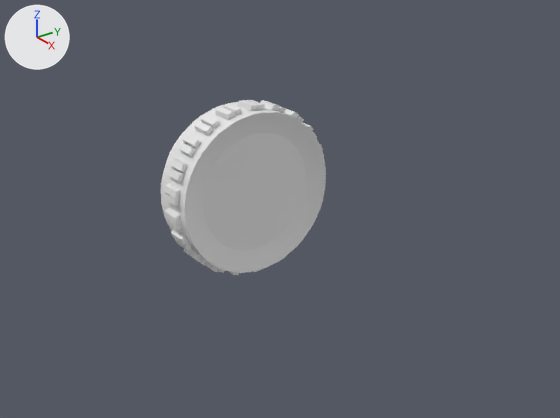
The Blender file walley.blend as it was, and as the next commit left it.
Rendered twice from a camera (50 mm lens) standing at (6.25, -5.52, 4.04) and looking at (-0.14, -0.91, 0.63). Lighting does not change. The marker at upper left points along +X, +Y and +Z.

In view in the first picture: 'Fläche'.
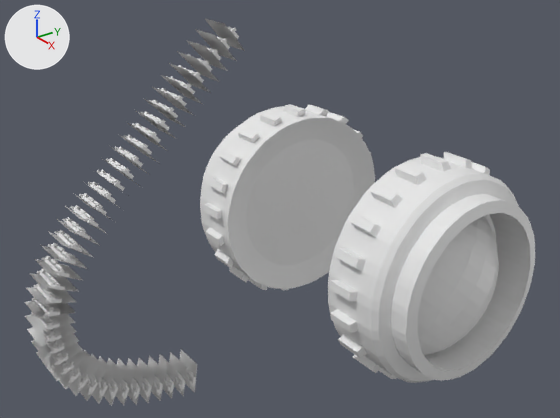
Pixel boxes (x1, y1, x2, y2) of what changed, in the pictures (560 x 418 px):
'Fläche', moved, modifiers changed: before (161, 100, 326, 275); after (200, 104, 535, 383)
'Fläche.001', added: after (25, 19, 245, 406)

What changed in the scene script:
```text
Change me_fläche_002:
    where me_fläche_002.from_pydata(...)  # 1640 vertices, 1594 faces, 44 loose edges; spans x -1.27..1.28, y -1.27..1.28, z -0.25..0.82
    used by ob_fläche; location = (-2.103, 0.0, 0.0); rotation_euler = (0.0, -1.578, 0.0), in degrees (0, -90, 0); scale = (0.959, 0.959, 0.959)
    me_fläche_002 part 1: the whole mesh is moved by (0.01, 0.0, 1.17)
Add me_fläche:
    me_fläche.from_pydata(...)  # 126 vertices, 117 faces; spans x -0.45..0.49, y -0.78..1.91, z -0.14..0.02
Add cu_bezier_kreis_001:
    cu_bezier_kreis_001 = bpy.data.curves.new('Bezier-Kreis.001', 'CURVE')
    cu_bezier_kreis_001.dimensions = '3D'
    _sp = cu_bezier_kreis_001.splines.new('BEZIER'); _sp.bezier_points.add(8)
    _sp.bezier_points.foreach_set('co', [-3.668, -0.393, 0.0, -2.472, 1.717, 0.0, -0.621, 2.891, 0.0, 0.486, 1.738, 0.0, 1.047, 0.76, 0.0, 1.32, -0.146, 0.0, 0.00914, -1.384, 0.0, -1.034, -1.312, 0.0, -2.003, -1.266, 0.0])
    _sp.bezier_points.foreach_set('handle_left', [-3.461, -1.097, 0.0, -3.124, 1.031, 0.0, -1.293, 2.928, 0.0, 0.112, 2.238, 0.0, 0.873, 1.165, 0.0, 1.304, 0.223, 0.0, 0.713, -1.399, 0.0, -0.627, -1.336, 0.0, -1.678, -1.302, 0.0])
    _sp.bezier_points.foreach_set('handle_right', [-3.935, 0.515, 0.0, -1.882, 2.337, 0.0, -0.077, 2.861, 0.0, 0.75, 1.386, 0.0, 1.193, 0.421, 0.0, 1.35, -0.849, 0.0, -0.387, -1.375, 0.0, -1.412, -1.29, 0.0, -2.607, -1.197, 0.0])
    for _p, _l, _r in zip(_sp.bezier_points, ['AUTO', 'AUTO', 'ALIGNED', 'AUTO', 'AUTO', 'ALIGNED', 'ALIGNED', 'AUTO', 'ALIGNED'], ['AUTO', 'AUTO', 'ALIGNED', 'AUTO', 'AUTO', 'ALIGNED', 'ALIGNED', 'AUTO', 'ALIGNED']): _p.handle_left_type = _l; _p.handle_right_type = _r
    _sp.order_u = 0
    _sp.order_v = 0
    _sp.use_cyclic_u = True
    cu_bezier_kreis_001.use_path = True
    cu_bezier_kreis_001.fill_mode = 'FULL'
Change ob_fläche:
    ob_fläche.location: (-2.103, 0.0, 0.0) -> (0.014, 0.037, 0.161)
    where _m = ob_fläche.modifiers.new('Spiegeln', 'MIRROR')
    add _m.use_axis = (False, False, True)
Add ob_fläche_001:
    ob_fläche_001 = bpy.data.objects.new('Fläche.001', me_fläche)
    ob_fläche_001.location = (-0.007, -0.001, 0.581)
    ob_fläche_001.rotation_euler = (0.0, 0.0, 1.571)  # degrees (0, 0, 90)
    ob_fläche_001.scale = (0.373, 0.129, 0.373)
    _m = ob_fläche_001.modifiers.new('Spiegeln', 'MIRROR')
    _m = ob_fläche_001.modifiers.new('Array', 'ARRAY')
    _m.fit_type = 'FIT_CURVE'
    _m.curve = ob_bezier_kreis
    _m.use_constant_offset = True
    _m.constant_offset_displace = (0.0, 0.0, 0.36)
    _m.use_relative_offset = False
    _m.relative_offset_displace = (0.0, 0.0, 0.0)
    _m = ob_fläche_001.modifiers.new('Kurve', 'CURVE')
    _m.object = ob_bezier_kreis
    _m.deform_axis = 'POS_Y'
Add ob_bezier_kreis:
    ob_bezier_kreis = bpy.data.objects.new('Bezier-Kreis', cu_bezier_kreis_001)
    ob_bezier_kreis.location = (0.0155, -0.0152, 0.281)
    ob_bezier_kreis.rotation_euler = (1.571, 0.0, 1.571)  # degrees (90, 0, 90)
```
